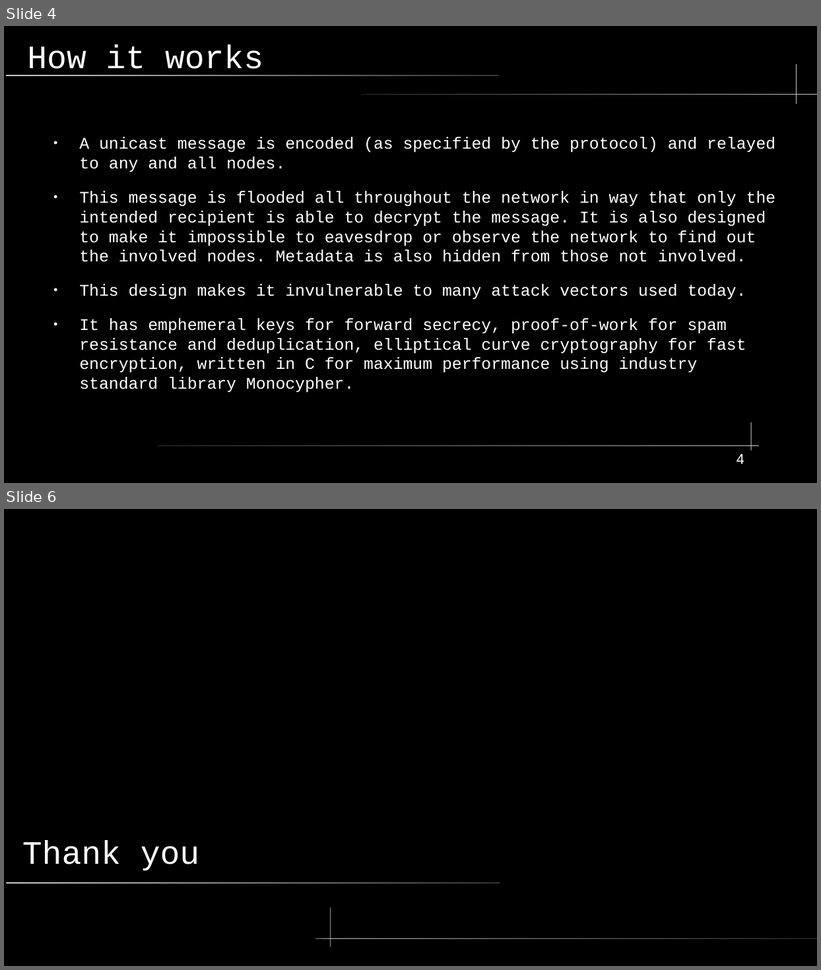
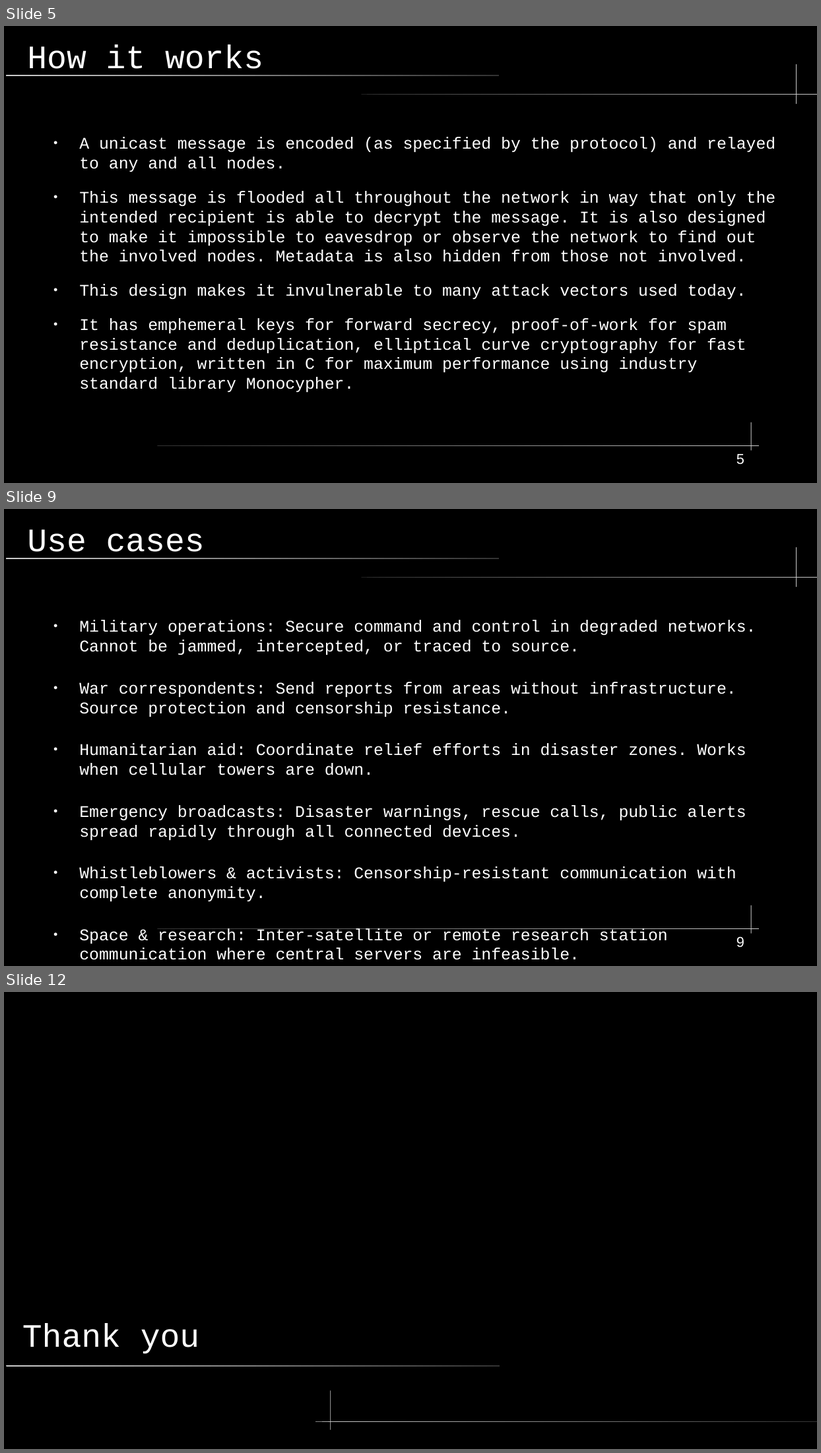
Before and after one commit to shinymonitor/hackyeah, a slide deck: presentation.odp. Shown one above the other, each under a label of ours: slides 4 and 6 before the commit, slides 5, 9 and 12 after it; the slides between them are not shown. The pictures are 821x970 and 821x1453 pixels, drawn with LibreOffice and Linux fonts; fonts in the diff are those of the drawing. Boxes give left, top, right and bottom in pixels: in the first picture for what was removed or moved away, otherwise in the second. Text is boxed around its words. In the diff, an @@ line names an element or a change of style, - is before the commit and + after.

```diff
--- a/presentation.odp
+++ b/presentation.odp
@@ slide 9 added at (x1=4, y1=509, x2=817, y2=966), background #000000; not listed: 5 template elements that a slide beside it also shows @@
@@ title added at (x1=27, y1=529, x2=205, y2=559), 32 pt, text #FFFFFF @@
+Use cases
@@ text added at (x1=79, y1=620, x2=756, y2=960), 16 pt, text #FFFFFF @@
+● Military operations: Secure command and control in degraded networks. Cannot be jammed, intercepted, or traced to source.
+● War correspondents: Send reports from areas without infrastructure. Source protection and censorship resistance.
+● Humanitarian aid: Coordinate relief efforts in disaster zones. Works when cellular towers are down.
+● Emergency broadcasts: Disaster warnings, rescue calls, public alerts spread rapidly through all connected devices.
+● Whistleblowers & activists: Censorship-resistant communication with complete anonymity.
+● Space & research: Inter-satellite or remote research station communication where central servers are infeasible.
@@ page number added at (x1=737, y1=937, x2=745, y2=948), 14 pt, text #FFFFFF @@
+9
@@ what was slide 4 is now slide 5 @@
@@ page number at (x1=737, y1=454, x2=745, y2=465): text changed @@
-4
+5
@@ what was slide 6 is now slide 12 @@
```
Also in this commit, not shown: 1 slide changed, 5 other slides added, 7 other files.
